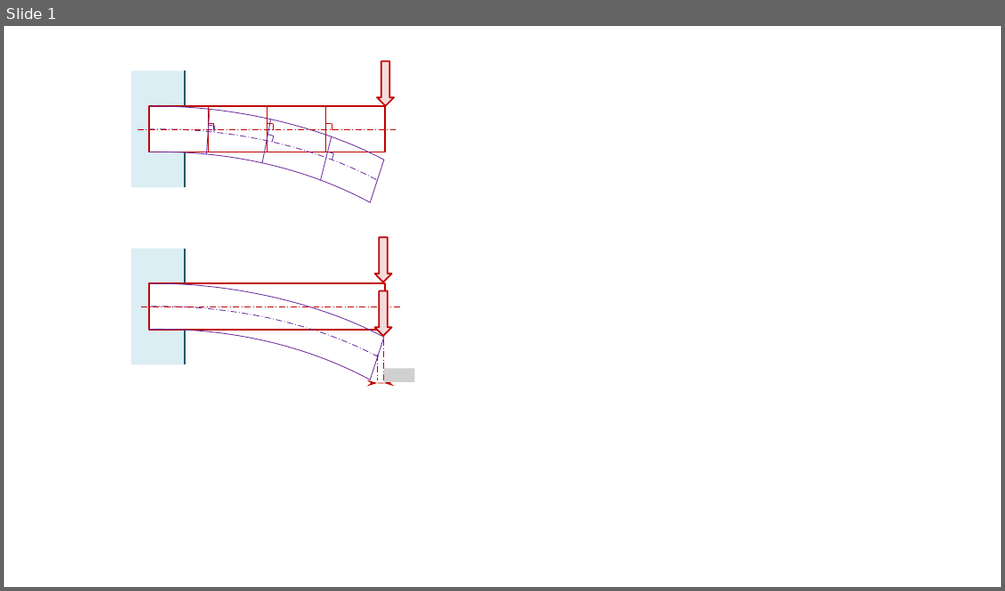
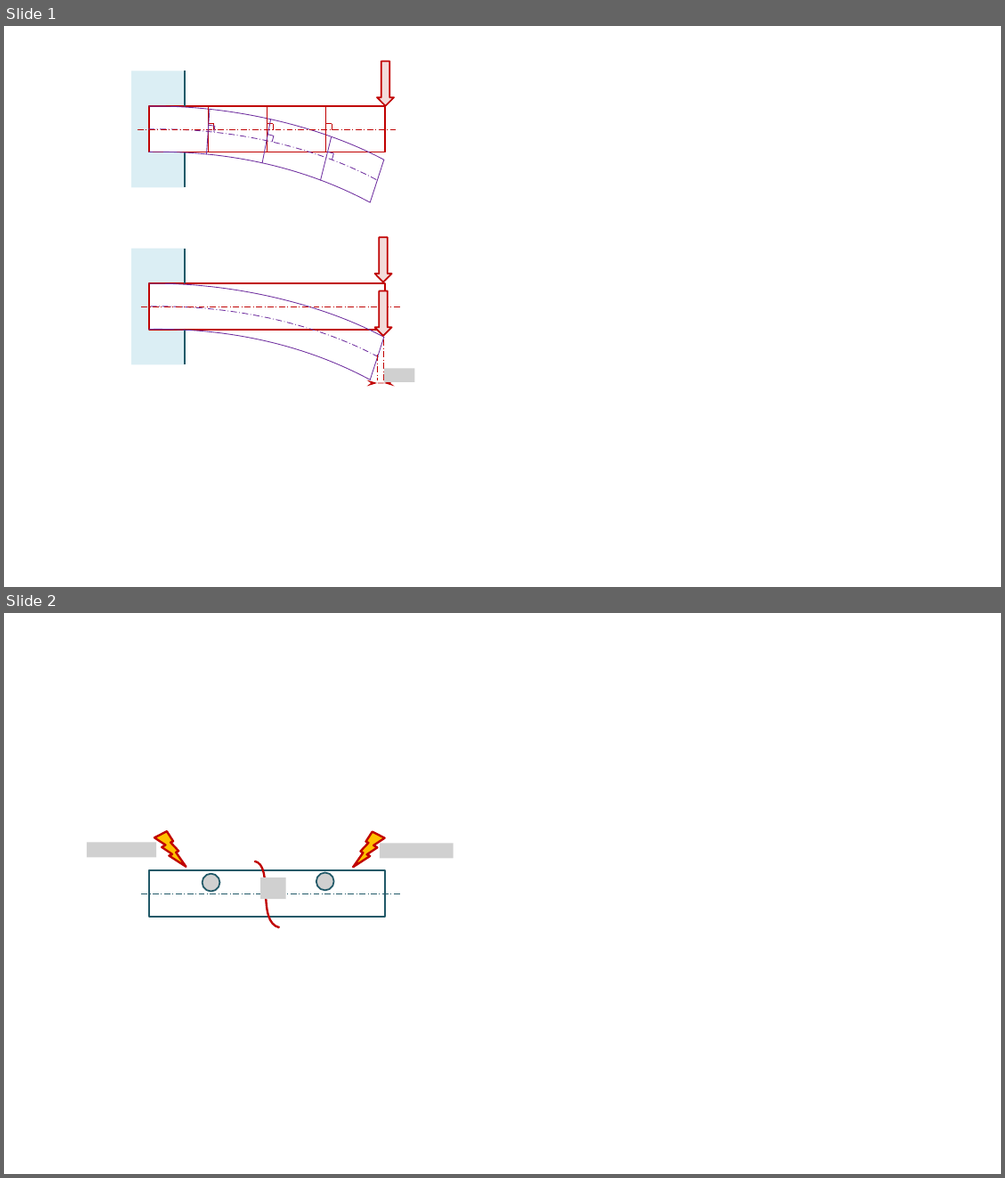
Before and after one commit to xpessoles/08_Etude_Deformation_Produits_Analyser_Modeliser_Resoudre, a slide deck: 01_ModelisationPiecesDeformables/Fiche/images/Figures.pptx. Shown one above the other, each under a label of ours: slide 1 before the commit, slides 1 and 2 after it. The pictures are 1005x591 and 1005x1178 pixels, drawn with LibreOffice and Linux fonts; fonts in the diff are those of the drawing; grey boxes stand for pictures; background and template pictures are left out. Boxes give left, top, right and bottom in pixels: in the first picture for what was removed or moved away, otherwise in the second. Text is boxed around its words. In the diff, an @@ line names an element or a change of style, - is before the commit and + after.

```diff
--- a/01_ModelisationPiecesDeformables/Fiche/images/Figures.pptx
+++ b/01_ModelisationPiecesDeformables/Fiche/images/Figures.pptx
@@ slide 2 added at (4, 613, 1001, 1174), background #FFFFFF @@
@@ picture added at (87, 843, 156, 858) @@
@@ lightning bolt added at (154, 831, 186, 867), fill #FFC000, outline #C00000 2 pt @@
@@ lightning bolt added at (353, 831, 385, 867), fill #FFC000, outline #C00000 2 pt @@
@@ picture added at (380, 844, 453, 859) @@
@@ rectangle added at (149, 870, 385, 916), fill #FFFFFF, outline #215968 1.5 pt @@
@@ line added from (149, 870) to (385, 870), #215968 1.5 pt @@
@@ picture added at (202, 873, 220, 892) @@
@@ freeform shape added at (255, 860, 280, 929), outline #C00000 2 pt @@
@@ picture added at (260, 877, 286, 900) @@
@@ picture added at (316, 873, 334, 891) @@
@@ line added from (141, 893) to (400, 893), #215968 0.75 pt dashed @@
@@ line added from (149, 916) to (385, 916), #215968 1.5 pt @@
```
Also in this commit, not shown: 1 other slide added, 5 other files.
